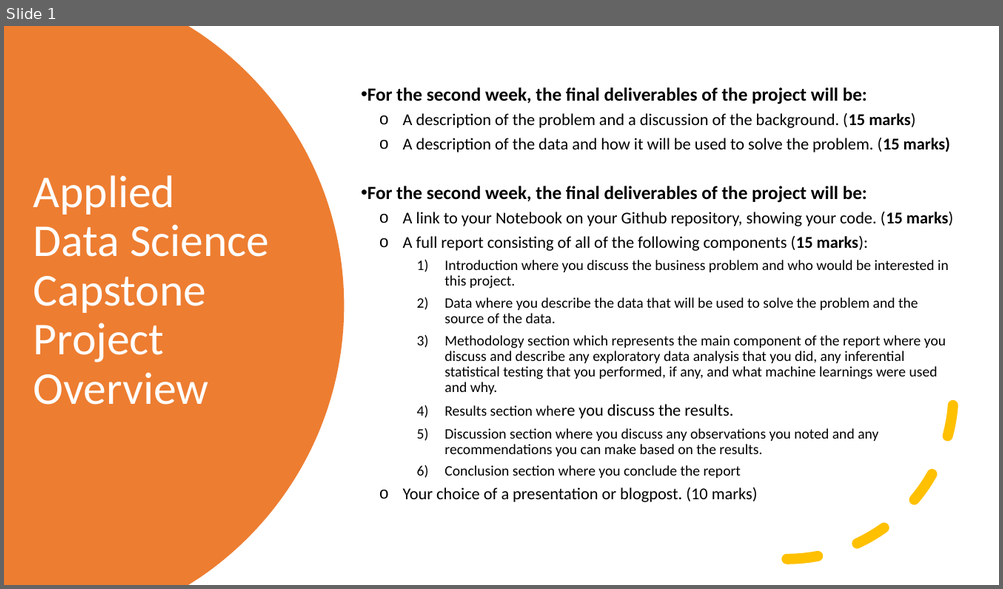
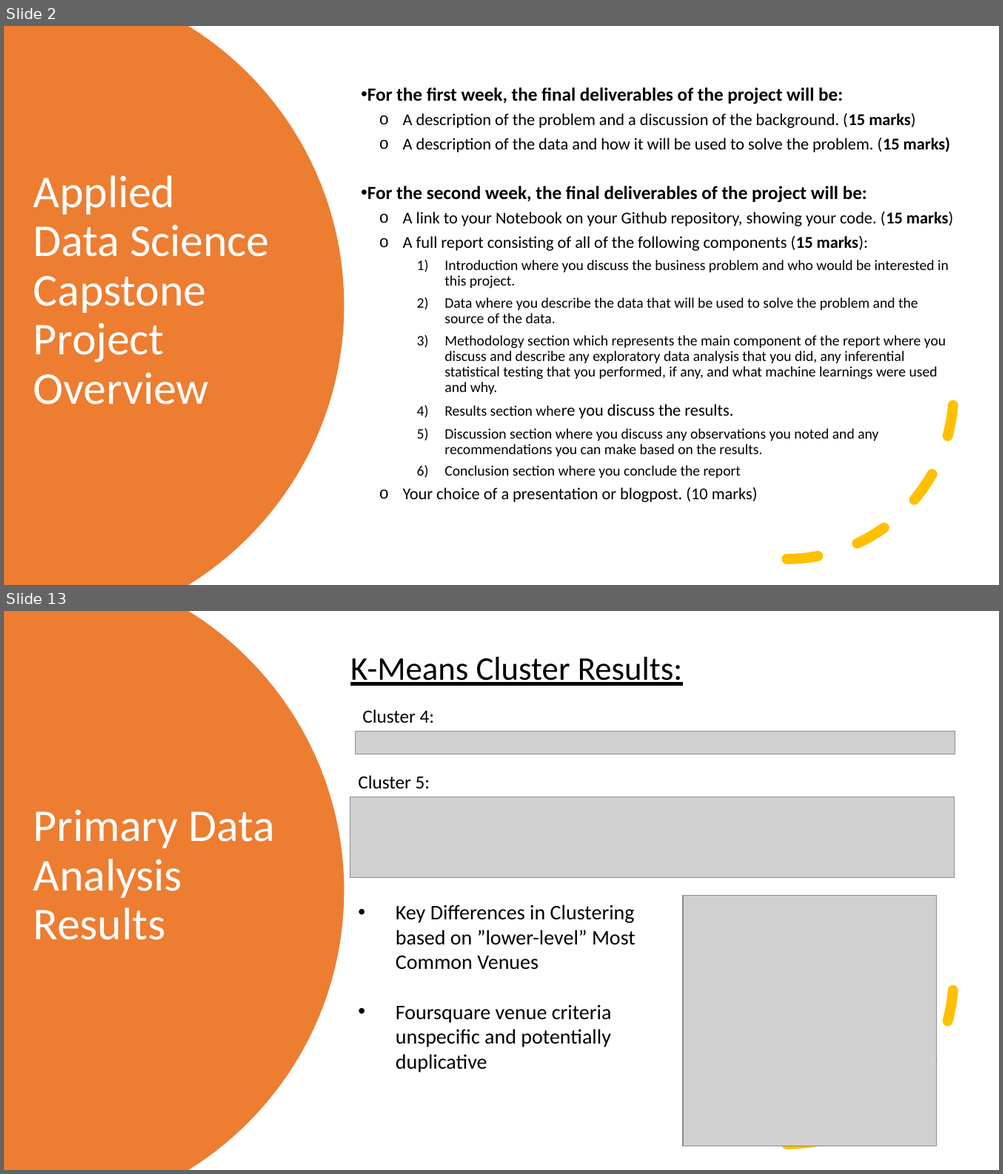
Before and after one commit to nmeljefe/Coursera_IBM_DataScience, a slide deck: IBM_DataScience_Capstone.pptx. Shown one above the other, each under a label of ours: slide 1 before the commit, slides 2 and 13 after it; the slides between them are not shown. The pictures are 1003x589 and 1003x1174 pixels, drawn with LibreOffice and Linux fonts; fonts in the diff are those of the drawing; grey boxes stand for pictures. Boxes give left, top, right and bottom in pixels: in the first picture for what was removed or moved away, otherwise in the second. Text is boxed around its words. In the diff, an @@ line names an element or a change of style, - is before the commit and + after.

Commit message:
Push of final Capstone project materials.

```diff
--- a/IBM_DataScience_Capstone.pptx
+++ b/IBM_DataScience_Capstone.pptx
@@ slide 13 added at bbox=[4, 611, 999, 1170], background #FFFFFF @@
@@ freeform shape added at bbox=[4, 611, 344, 1170], fill #ED7D31 @@
@@ text added at bbox=[350, 657, 683, 686], 32 pt, text #000000, underline @@
+K-Means Cluster Results:
@@ text added at bbox=[362, 709, 434, 723], 18 pt, text #000000 @@
+Cluster 4:
@@ picture added at bbox=[356, 731, 956, 755] @@
@@ text added at bbox=[358, 775, 430, 789], 18 pt, text #000000 @@
+Cluster 5:
@@ title added at bbox=[34, 809, 274, 940], 44 pt, text #FFFFFF @@
+Primary Data Analysis Results
@@ picture added at bbox=[350, 797, 955, 877] @@
@@ arc (boxed as its full ellipse) added at bbox=[620, 812, 954, 1145], outline #FFC000 10 pt dashed @@
@@ picture added at bbox=[683, 896, 936, 1147] @@
@@ text added at bbox=[395, 905, 635, 1073], 20 pt, text #000000 @@
+• Key Differences in Clustering based on ”lower-level” Most Common Venues
+• Foursquare venue criteria unspecific and potentially duplicative
@@ what was slide 1 is now slide 2 @@
@@ slide 2 changed as well @@
@@ text at bbox=[367, 87, 842, 104]: text changed @@
-• For the second week, the final deliverables of the project will be:
+• For the first week, the final deliverables of the project will be:
```
Also in this commit, not shown: 2 other slides changed, 11 other slides added, 1 slide removed, 1 other file.
